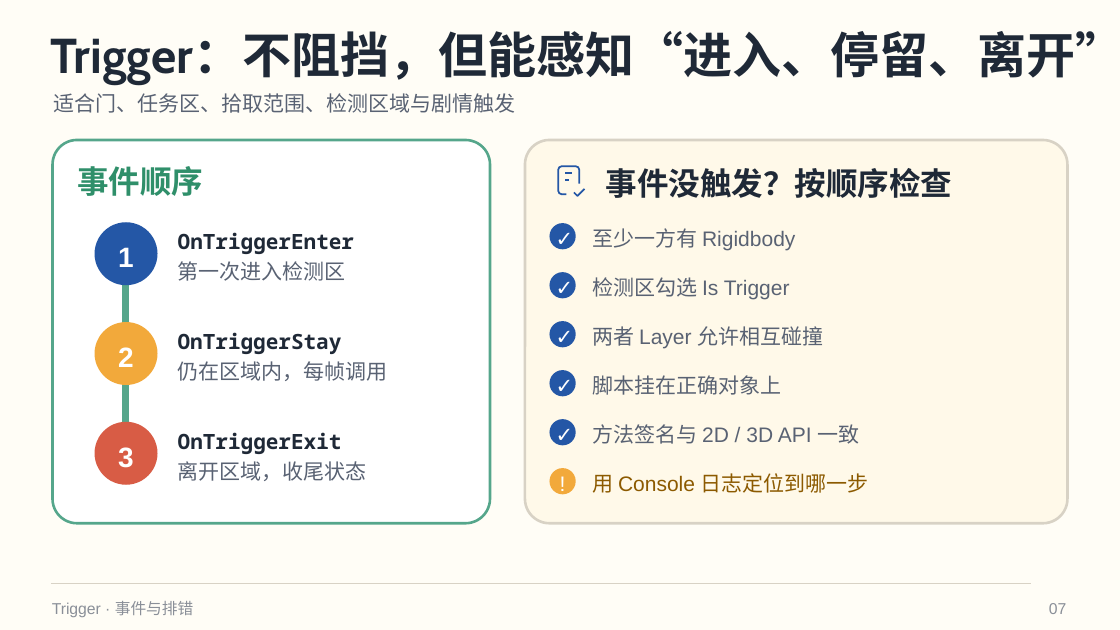
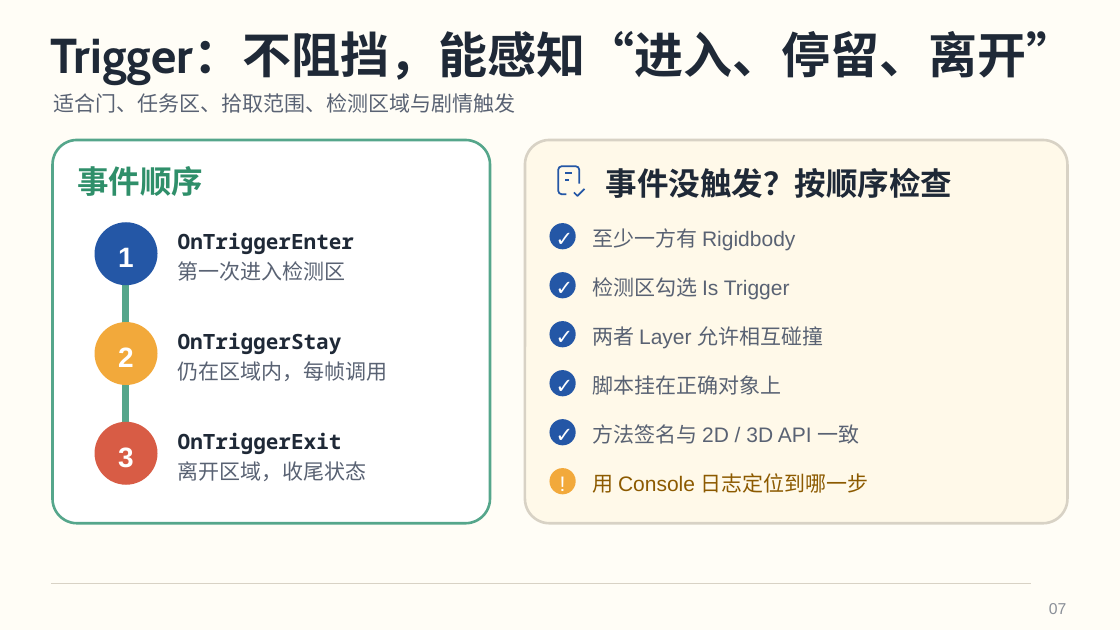
Before and after one commit to hakadao-max/Building, a slide deck: slide 7 of pdf/03_Unity基础_场景组件与打包.pptx. Drawn at 1120x630 pixels with LibreOffice and Linux fonts; fonts in the diff are those of the drawing. Boxes give left, top, right and bottom in pixels: in the first picture for what was removed or moved away, otherwise in the second. Text is boxed around its words. In the diff, an @@ line names an element or a change of style, - is before the commit and + after.

```diff
--- a/pdf/03_Unity基础_场景组件与打包.pptx
+++ b/pdf/03_Unity基础_场景组件与打包.pptx
@@ text at bbox=[51, 33, 1076, 85]: text changed @@
-Trigger：不阻挡，但能感知“进入、停留、离开”
+Trigger：不阻挡，能感知“进入、停留、离开”
@@ text removed at bbox=[52, 601, 193, 617] @@
-Trigger · 事件与排错
```
Also in this commit, not shown: 11 other slides changed, 1 slide removed, 11 other files.
